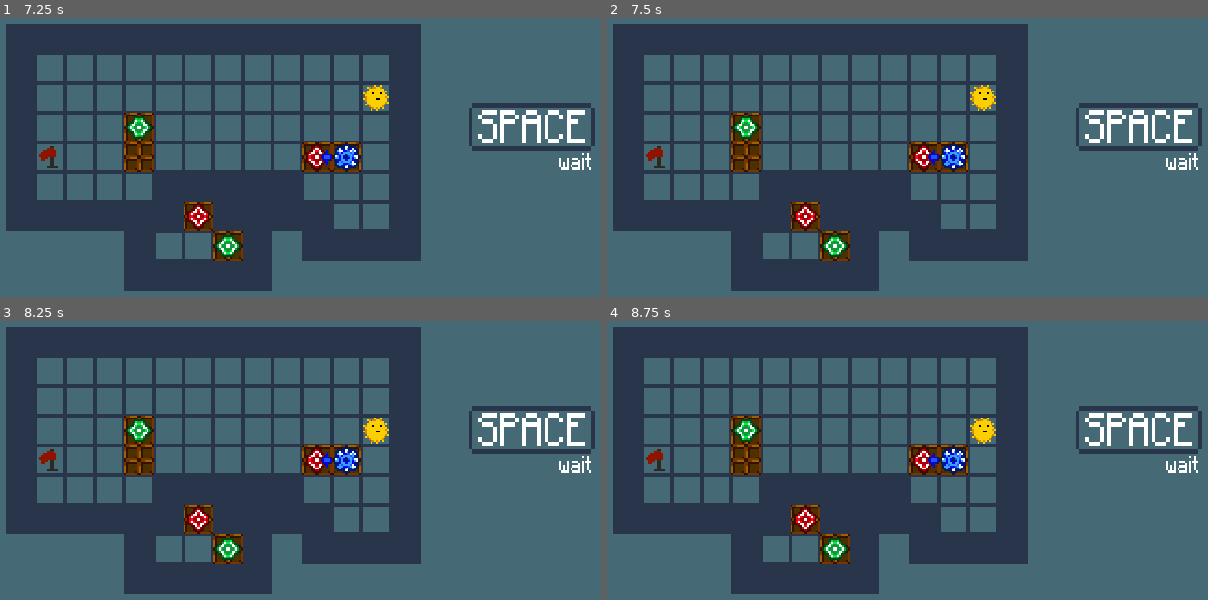
Above: before the commit, frames 1-4 (two rows, left to right).
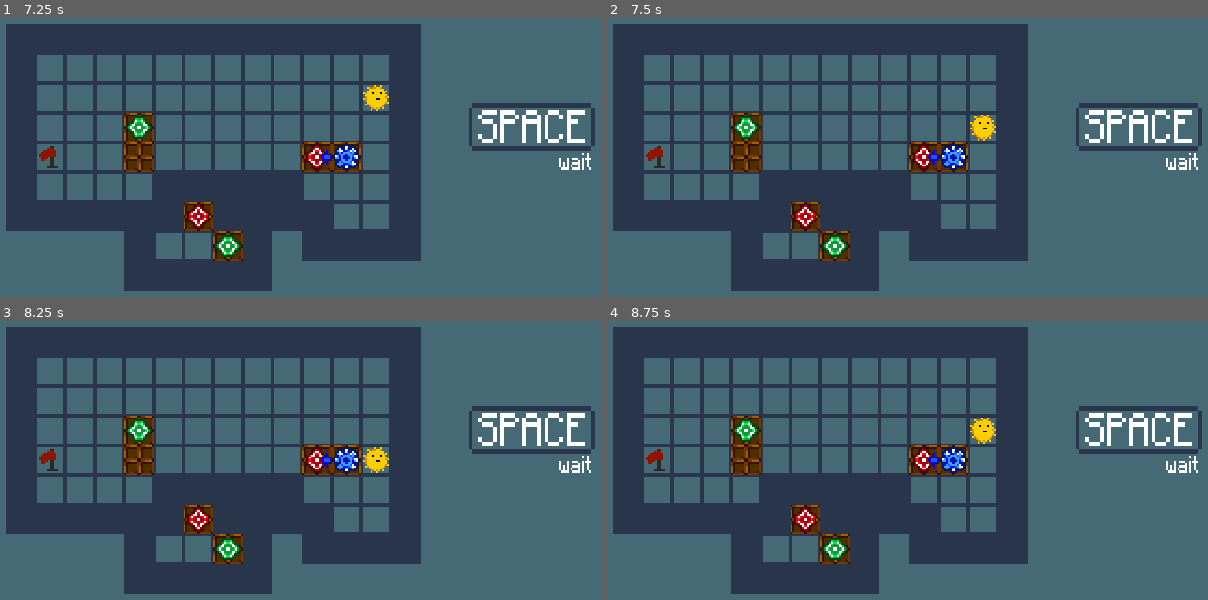
Above: after the commit, the same moments.

Repository: UnstableStrafe/LinkCube
Game: Godot game, scene res://levels/level_5.tscn
The game is run twice, just before and just after one commit, with the same random seed, the same clock (stepped at 60 frames per second) and the same inputs. This scene is started directly instead of the project's main scene.
Inputs:
- Up to frame 1 (7.25 s): tap Enter at 0.5 s; hold D (move_right) 0.53-1.28 s; hold Z (undo) 0.53-1.28 s; tap R (restart) every 0.75 s from 1.25 to 4.25 s; hold S (move_down) 1.28-2.03 s; tap Space (next_level) at 1.35, 5.85 s; tap Z (undo) at 1.55, 2.85, 3.8, 4.35, 6.05 s; hold D (move_right) 2.03-2.78 s; hold Z (undo) 2.03-2.78 s; hold W (move_up) 2.78-3.53 s; hold Space (next_level) 3.53-4.28 s; hold A (move_left) 3.53-5.03 s; hold S (move_down) 5.03-5.78 s; hold Z (undo) 5.03-5.78 s; hold D (move_right) 5.78-6.53 s; hold W (move_up) from 6.53 s (still down); hold Z (undo) from 6.53 s (still down)
- Up to frame 2 (7.5 s): release W (move_up) at 7.28 s; release Z (undo) at 7.28 s; hold D (move_right) from 7.28 s (still down); tap Z (undo) at 7.35 s
- Up to frame 3 (8.25 s): release D (move_right) at 8.03 s; hold S (move_down) from 8.03 s (still down); hold Space (next_level) from 8.03 s (still down)
- Up to frame 4 (8.75 s): keep holding S (move_down); keep holding Space (next_level); tap Z (undo) at 8.3 s

Frame 1 is identical in both runs. In frame 2, 0.5% of the frame differs, in the area x 60-65%, y 24-45%; in frame 3, 0.5%, in the area x 60-65%, y 34-55%; in frame 4, nothing differs.

Commit message:
Fix undo bug

Diff:
--- a/resources/undo_manager.gd
+++ b/resources/undo_manager.gd
@@ -28,8 +28,9 @@
 	save_states()
 
 func undo_action() -> void:
-	action_list.pop_back()  # Lose the most recent action
-	var positions: Dictionary = action_list.pop_back()  # The state to restore
+	print("restore")
+	action_list.pop_back()  # Remove the current state
+	var positions: Dictionary = action_list[-1]  # Restore previous state
 
 	for node in positions.keys():
 		node.global_position = positions[node]
